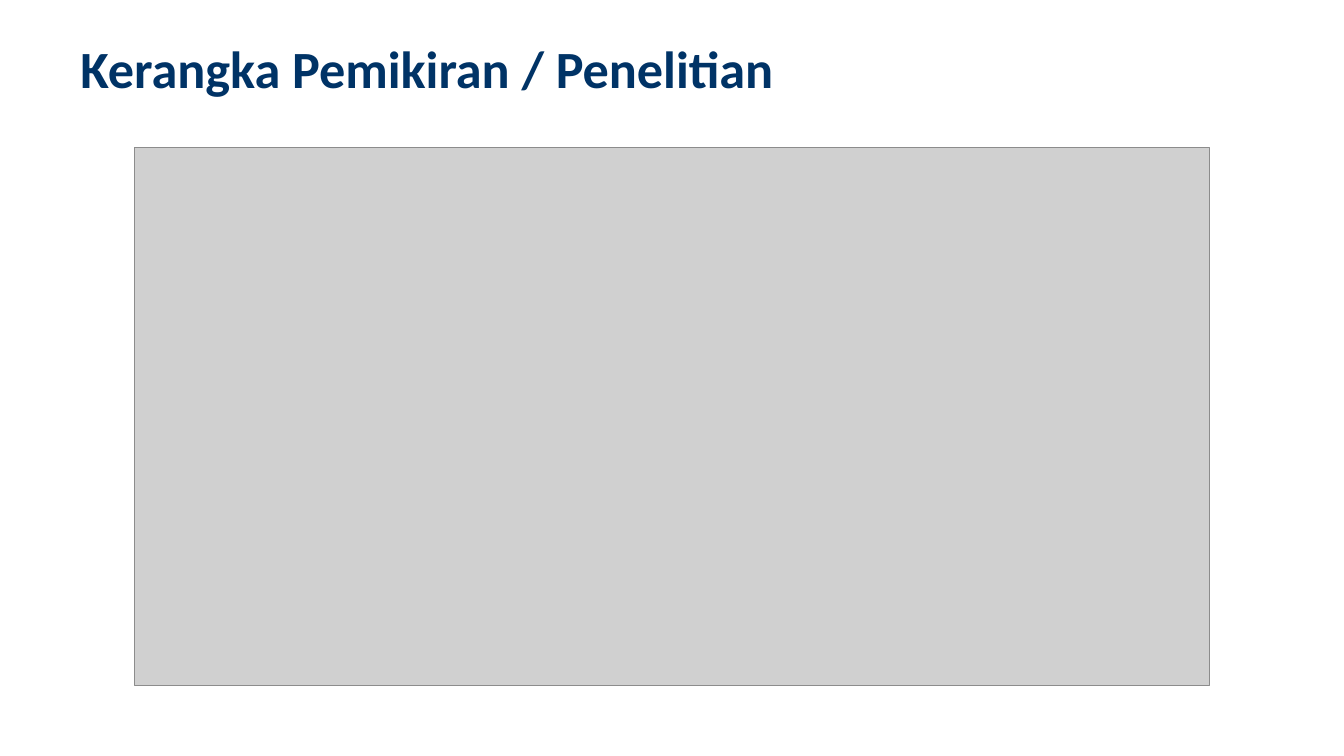
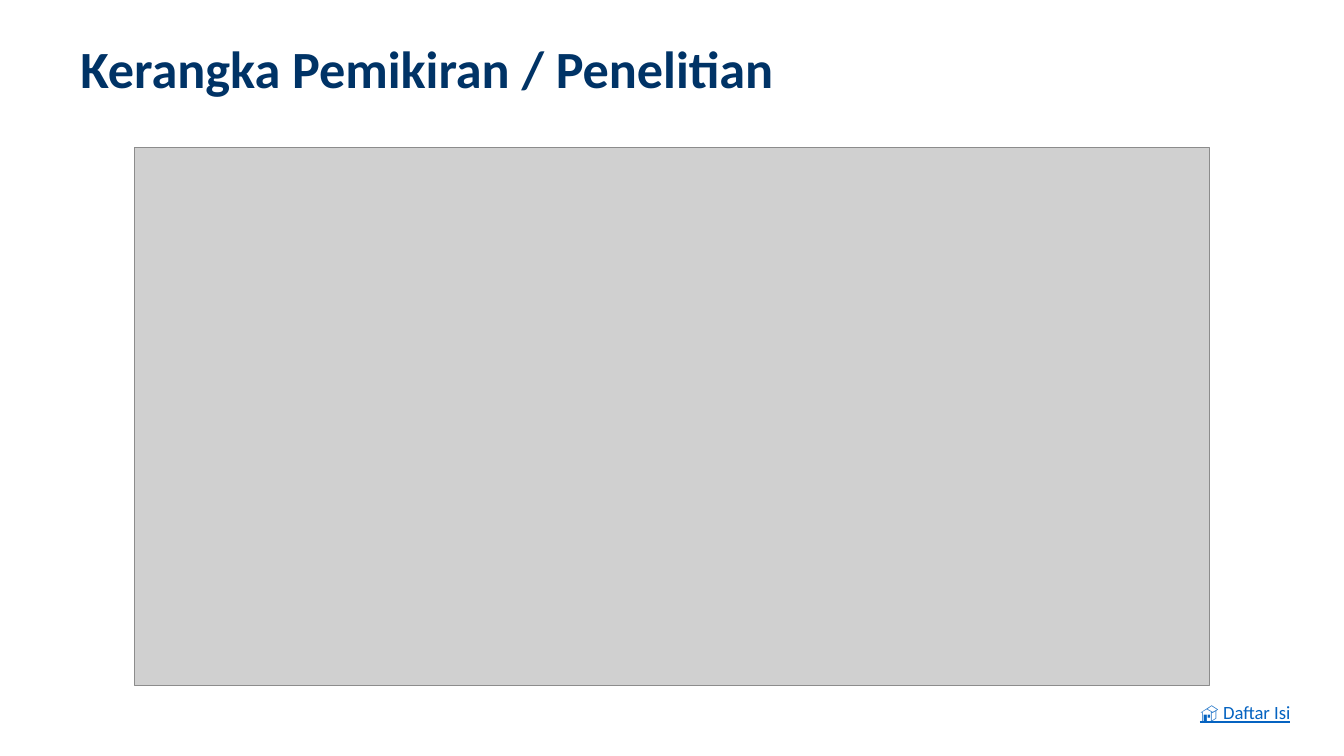
Before and after one commit to ragilrojo/RepoThesis, a slide deck: slide 7 of Presentasi_Proposal_Update.pptx. Drawn at 1344x756 pixels with LibreOffice and Linux fonts; fonts in the diff are those of the drawing; grey boxes stand for pictures. Boxes give left, top, right and bottom in pixels: in the first picture for what was removed or moved away, otherwise in the second. Text is boxed around its words. In the diff, an @@ line names an element or a change of style, - is before the commit and + after.

```diff
--- a/Presentasi_Proposal_Update.pptx
+++ b/Presentasi_Proposal_Update.pptx
@@ text added at [1223,706,1290,723], 10 pt, text #0563C1, underline @@
+🏠 Daftar Isi
```
Also in this commit, not shown: 21 other slides changed, 1 other file.
